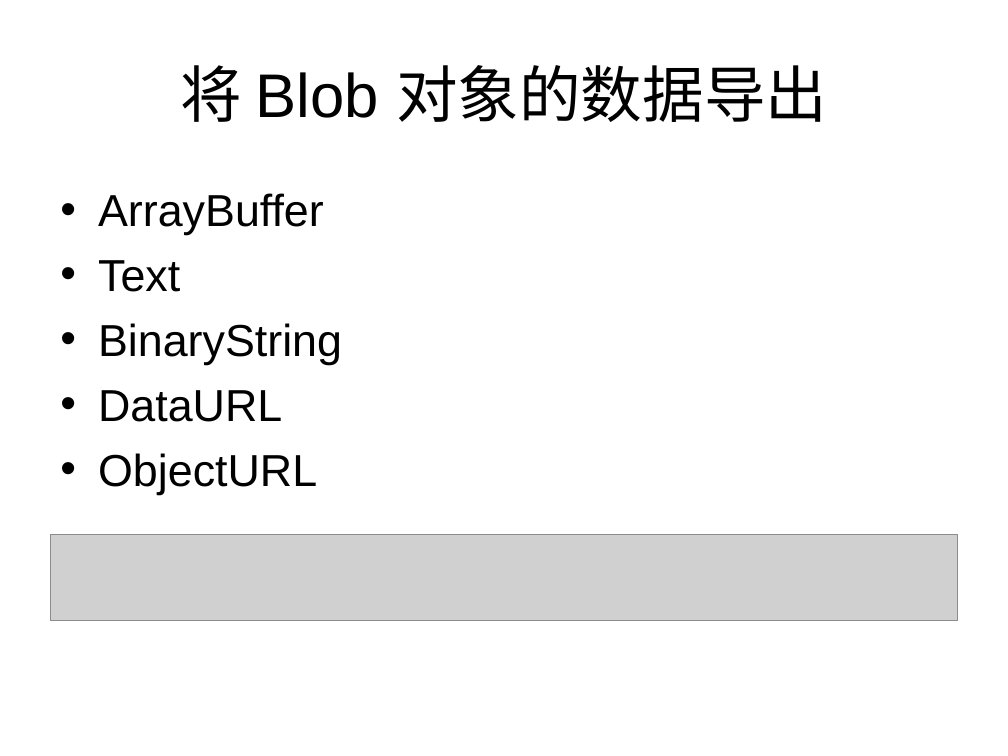
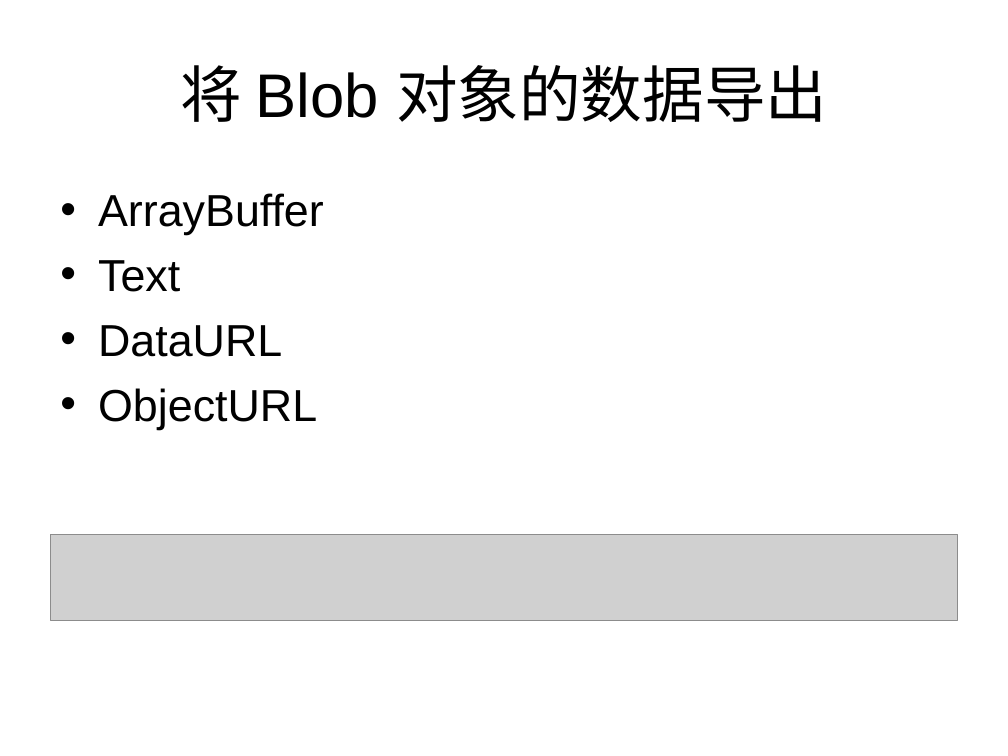
Before and after one commit to laispace/downloadFilesInBrowserAndServer, a slide deck: slide 6 of demo.ppt. Drawn at 1008x756 pixels with LibreOffice and Linux fonts; fonts in the diff are those of the drawing; grey boxes stand for pictures. Boxes give left, top, right and bottom in pixels: in the first picture for what was removed or moved away, otherwise in the second. Text is boxed around its words. In the diff, an @@ line names an element or a change of style, - is before the commit and + after.

Commit message:
add libs, remove readAsBinaryString

```diff
--- a/demo.ppt
+++ b/demo.ppt
@@ text at (x1=98, y1=323, x2=342, y2=365): paragraph removed @@
-• BinaryString
```
Also in this commit, not shown: 1 slide removed, 6 other files.
